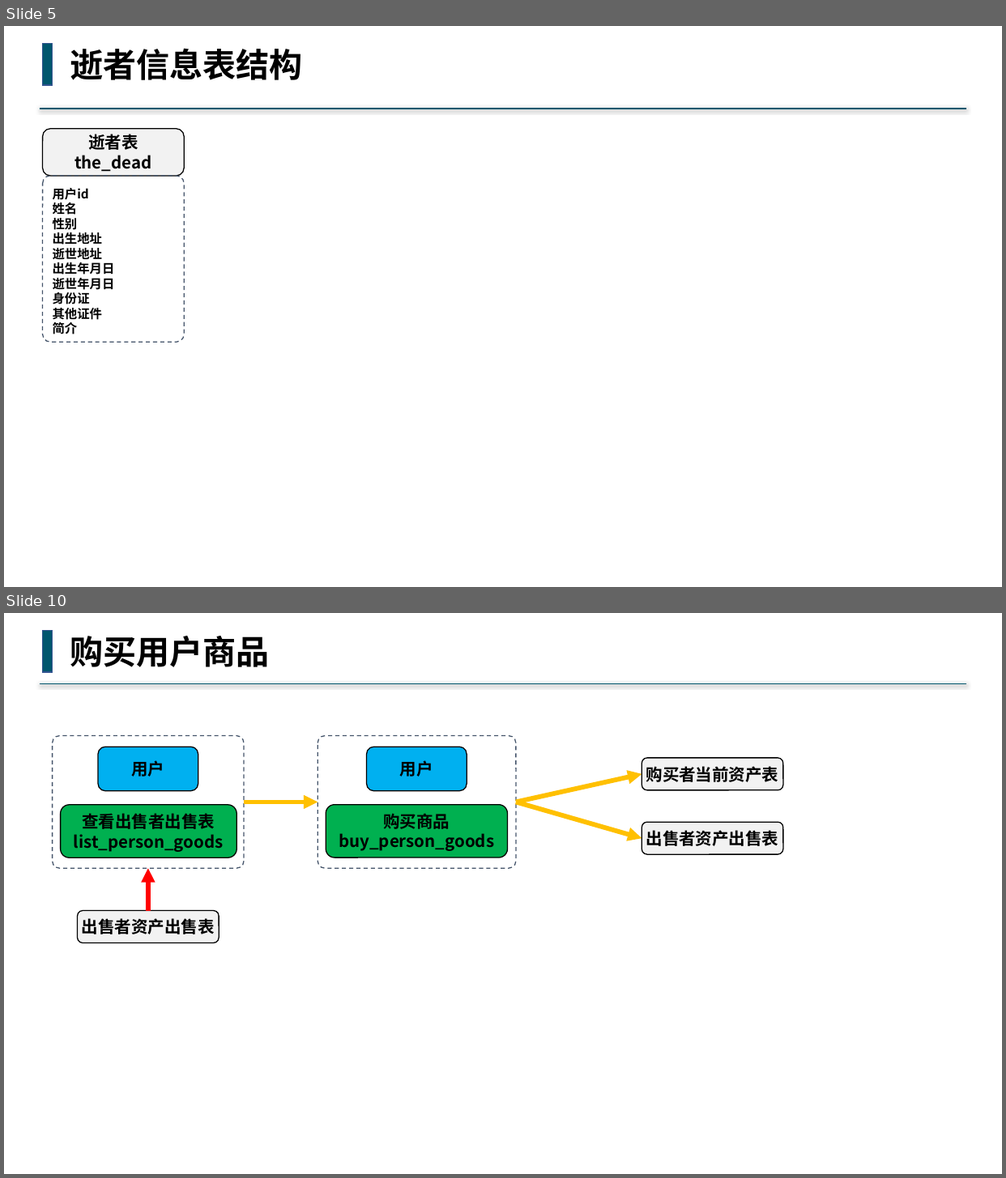
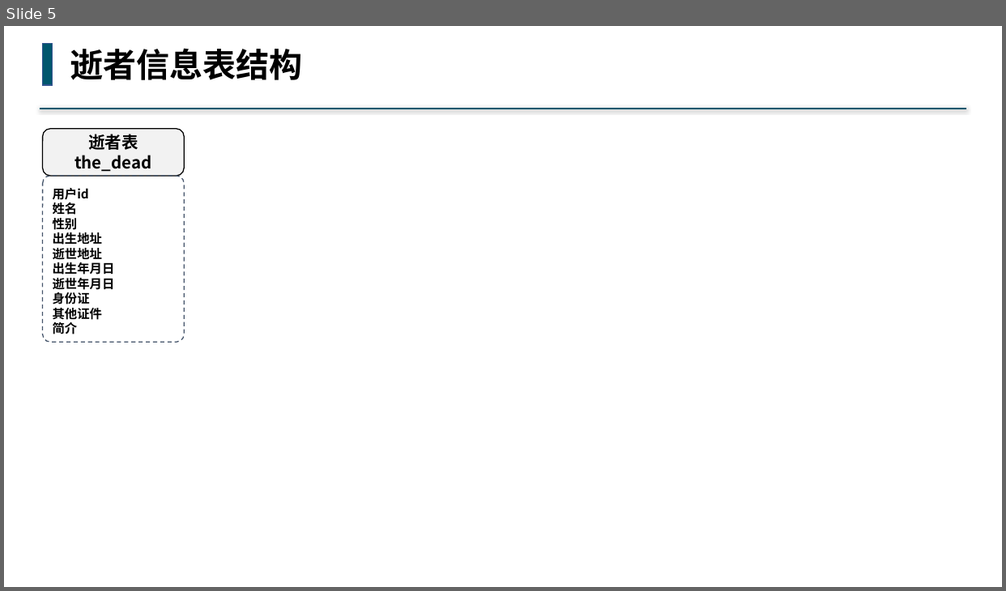
Before and after one commit to buddhachain/buddhaContract, a slide deck: doc/03.角色.pptx. Shown one above the other, each under a label of ours: slides 5 and 10 before the commit, slide 5 after it; the slides between them are not shown. The pictures are 1006x1178 and 1006x591 pixels, drawn with LibreOffice and Linux fonts; fonts in the diff are those of the drawing. Boxes give left, top, right and bottom in pixels: in the first picture for what was removed or moved away, otherwise in the second. Text is boxed around its words. In the diff, an @@ line names an element or a change of style, - is before the commit and + after.

```diff
--- a/doc/03.角色.pptx
+++ b/doc/03.角色.pptx
@@ slide 10 removed at (4,613,1002,1174), background #FFFFFF @@
@@ rectangle removed at (43,630,53,672) @@
@@ text removed at (70,636,269,667) @@
-购买用户商品
@@ line removed from (967, 684) to (39, 684) @@
@@ rounded rectangle removed at (53,736,245,868) @@
@@ rounded rectangle removed at (98,747,198,791) @@
-用户
@@ rounded rectangle removed at (317,736,516,868) @@
@@ rounded rectangle removed at (366,747,467,791) @@
-用户
@@ rounded rectangle removed at (641,758,783,790) @@
-购买者当前资产表
@@ arrow removed from (516, 803) to (641, 774) @@
@@ rounded rectangle removed at (60,805,236,858) @@
-查看出售者出售表
-list_person_goods
@@ arrow removed from (244, 803) to (317, 803) @@
@@ rounded rectangle removed at (326,805,508,858) @@
-购买商品
-buy_person_goods
@@ arrow removed from (516, 803) to (641, 838) @@
@@ rounded rectangle removed at (641,822,783,854) @@
-出售者资产出售表
@@ arrow removed from (148, 911) to (148, 868) @@
@@ rounded rectangle removed at (78,911,219,943) @@
-出售者资产出售表
```
Also in this commit, not shown: 4 slides changed, 4 slides added, 7 other slides removed, 3 other files.
